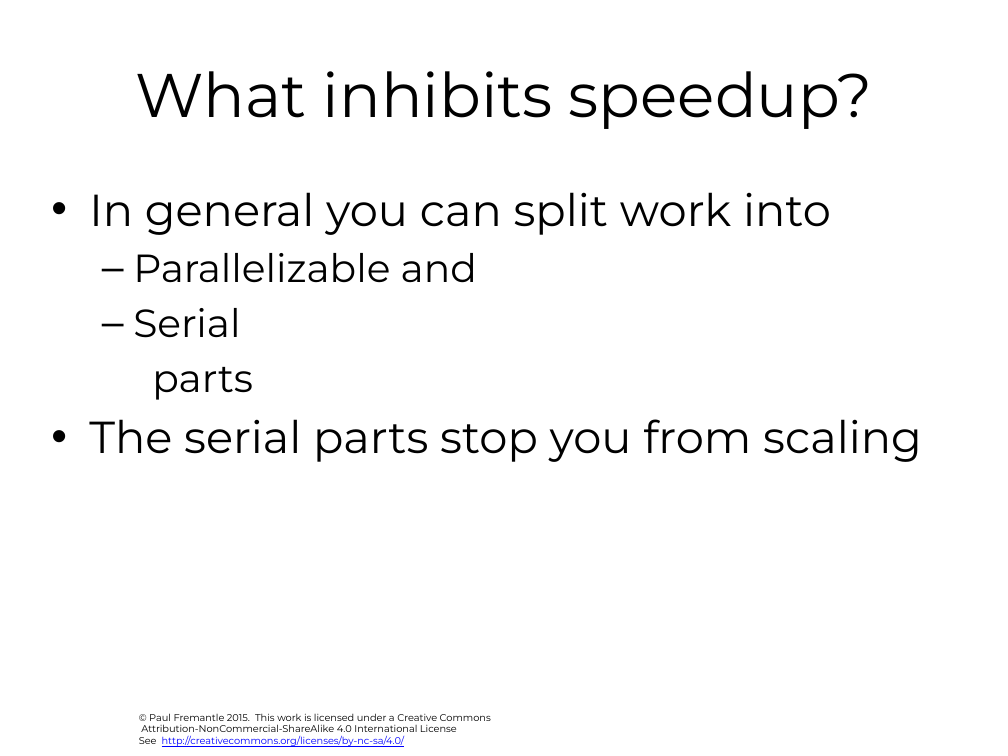
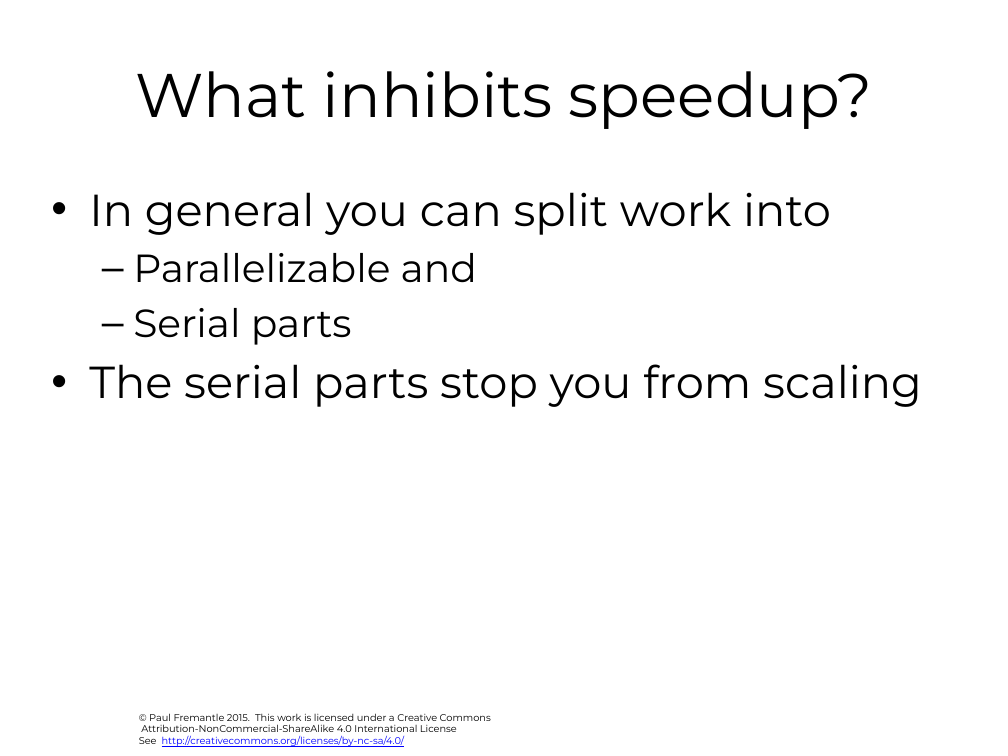
Before and after one commit to julieweeds/BigData, a slide deck: slide 7 of pres-source/06-theory.pptx. Drawn at 1008x756 pixels with LibreOffice and Linux fonts; fonts in the diff are those of the drawing; background and template pictures are left out. Boxes give left, top, right and bottom in pixels: in the first picture for what was removed or moved away, otherwise in the second. Text is boxed around its words. In the diff, an @@ line names an element or a change of style, - is before the commit and + after.

```diff
--- a/pres-source/06-theory.pptx
+++ b/pres-source/06-theory.pptx
@@ text at <box>133,308,352,345</box>: text changed @@
-  – Serial
-  parts
+  – Serial parts
```
Also in this commit, not shown: 6 other slides changed, 11 other files.
